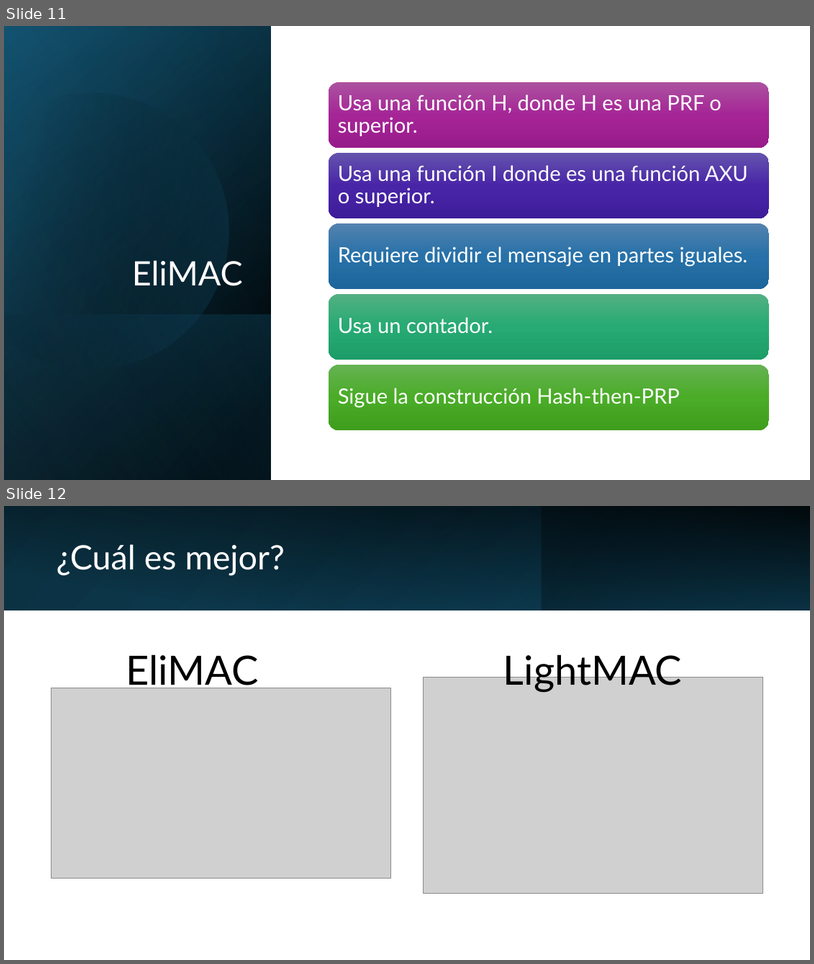
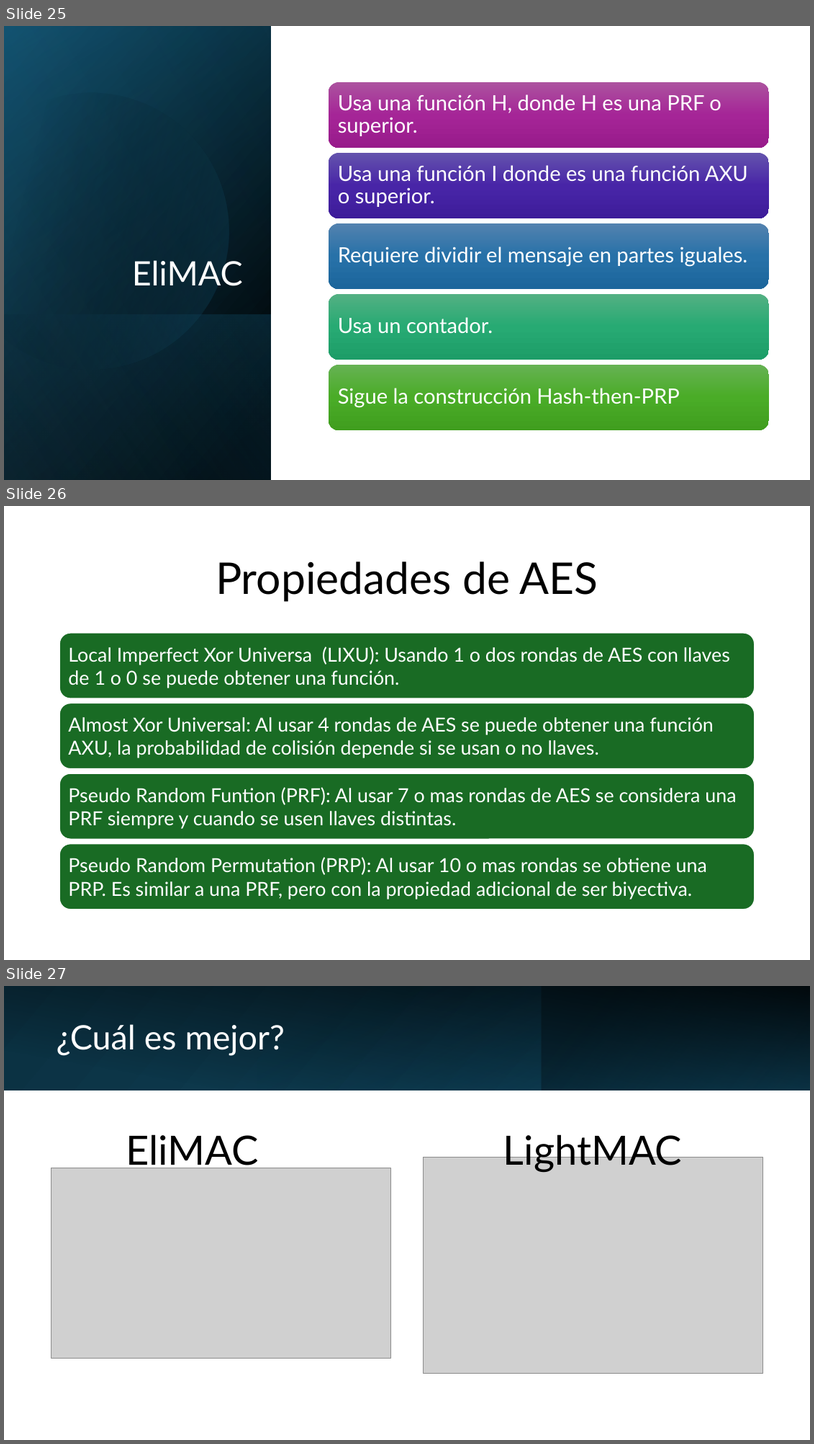
Before and after one commit to AlexPs06/Funciones-hash-vectorizadas, a slide deck: presentacion cripto hash.pptx. Shown one above the other, each under a label of ours: slides 11 and 12 before the commit, slides 25, 26 and 27 after it. The pictures are 814x964 and 814x1444 pixels, drawn with LibreOffice and Linux fonts; fonts in the diff are those of the drawing; grey boxes stand for pictures. Boxes give left, top, right and bottom in pixels: in the first picture for what was removed or moved away, otherwise in the second. Text is boxed around its words. In the diff, an @@ line names an element or a change of style, - is before the commit and + after.

```diff
--- a/presentacion cripto hash.pptx
+++ b/presentacion cripto hash.pptx
@@ slide 26 added at <box>4,506,810,960</box>, background #FFFFFF @@
@@ title added at <box>216,561,599,602</box>, 52 pt, text #000000 @@
+Propiedades de AES
@@ group added at <box>59,633,756,909</box>: 4 rounded rectangles, 4 texts @@
+Local Imperfect Xor Universa (LIXU): Usando 1 o dos rondas de AES con llaves de 1 o 0 se puede obtener una función.
+Almost Xor Universal: Al usar 4 rondas de AES se puede obtener una función AXU, la probabilidad de colisión depende si se usan o no llaves.
+Pseudo Random Funtion (PRF): Al usar 7 o mas rondas de AES se considera una PRF siempre y cuando se usen llaves distintas.
+Pseudo Random Permutation (PRP): Al usar 10 o mas rondas se obtiene una PRP. Es similar a una PRF, pero con la propiedad adicional de ser biyectiva.
@@ what was slide 11 is now slide 25 @@
@@ what was slide 12 is now slide 27 @@
```
Also in this commit, not shown: 2 slides changed, 13 other slides added, 5 slides removed.
